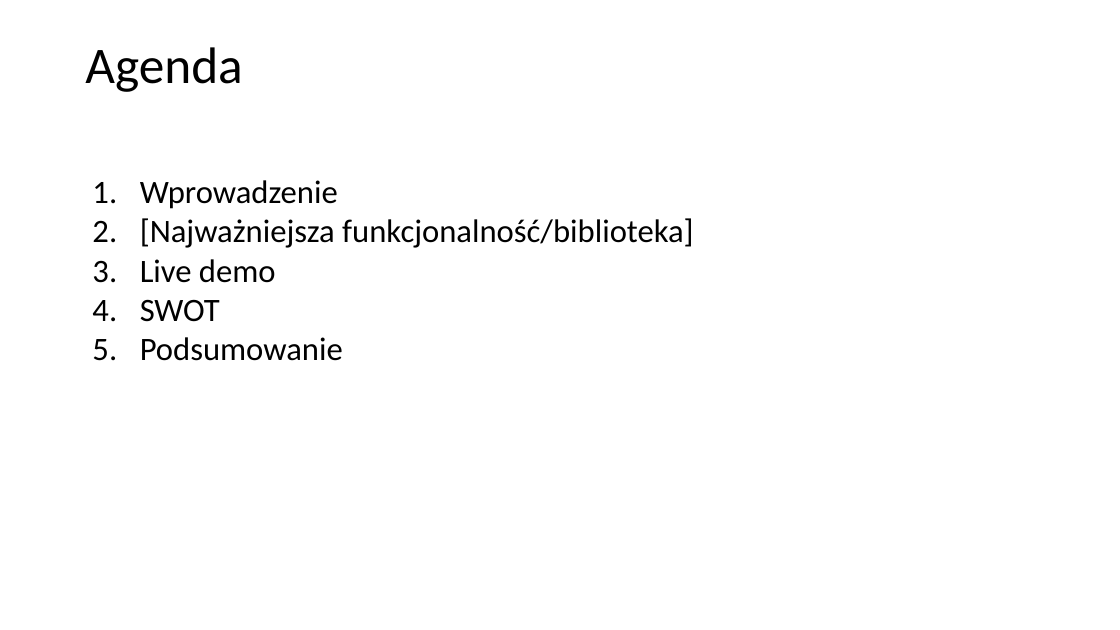
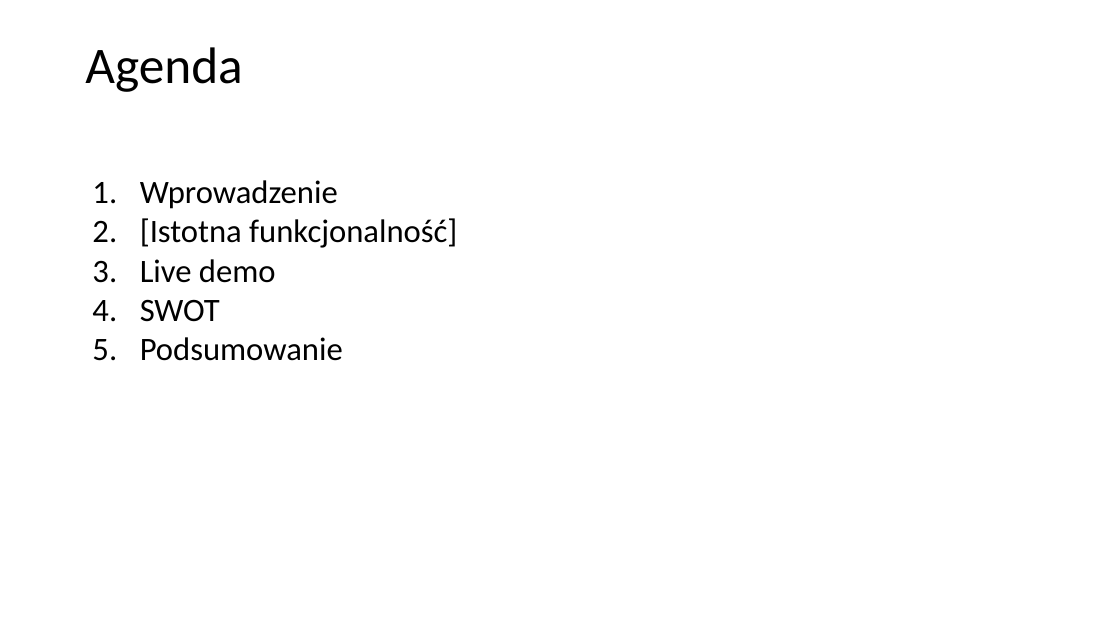
Before and after one commit to mpenarprz/InzynieriaOprogramowaniaI4, a slide deck: slide 2 of Projekt/1. Zadanie projektowe - szablon prezentacji.pptx. Drawn at 1120x630 pixels with LibreOffice and Linux fonts; fonts in the diff are those of the drawing. Boxes give left, top, right and bottom in pixels: in the first picture for what was removed or moved away, otherwise in the second. Text is boxed around its words. In the diff, an @@ line names an element or a change of style, - is before the commit and + after.

```diff
--- a/Projekt/1. Zadanie projektowe - szablon prezentacji.pptx
+++ b/Projekt/1. Zadanie projektowe - szablon prezentacji.pptx
@@ text at (x1=140, y1=218, x2=457, y2=248): text changed @@
-2. [Najważniejsza funkcjonalność/biblioteka]
+2. [Istotna funkcjonalność]
```
Also in this commit, not shown: 4 slides added, 6 slides removed, 7 other files.
